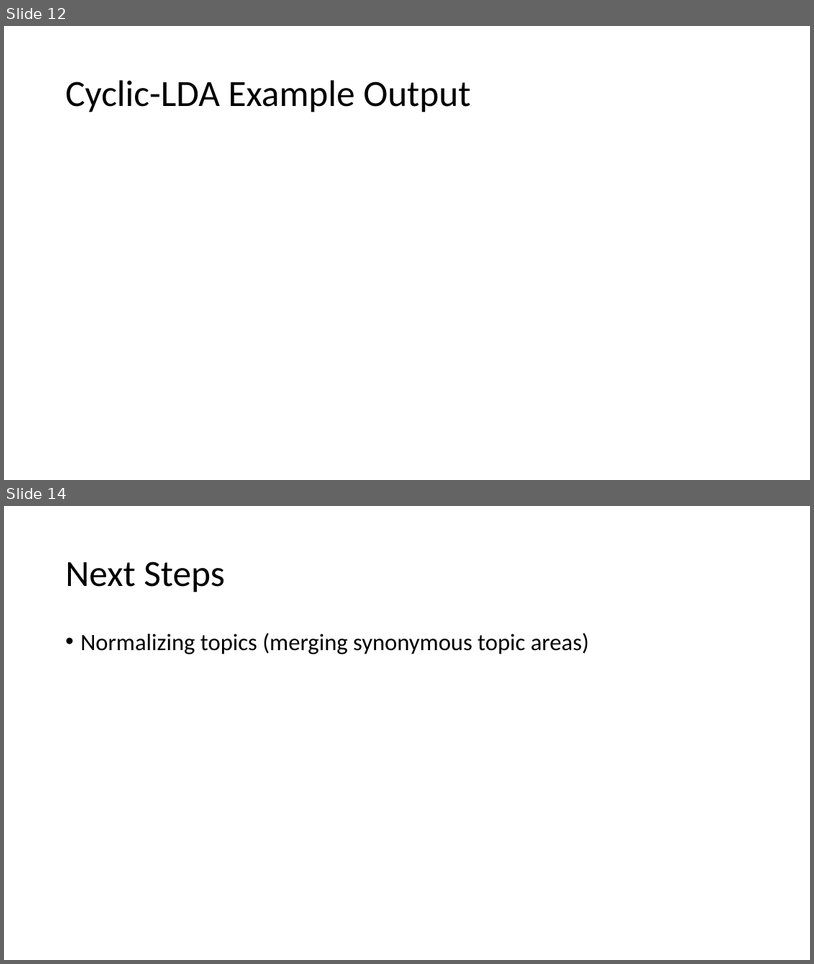
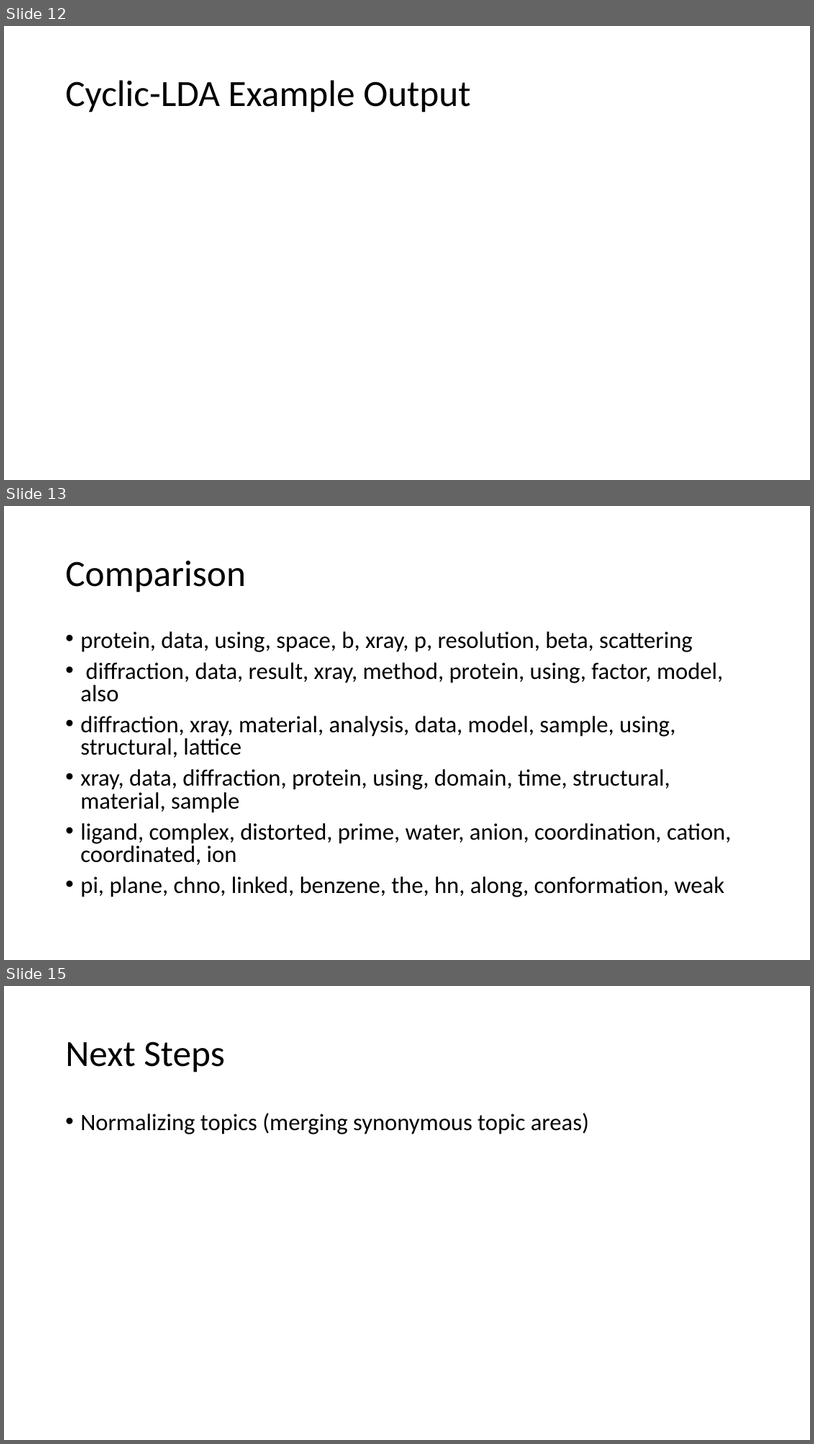
Before and after one commit to petezh/RR-NLP-Tools, a slide deck: topicmodeling/presentation/topicmodel_presentation.pptx. Shown one above the other, each under a label of ours: slides 12 and 14 before the commit, slides 12, 13 and 15 after it; the slides between them are not shown. The pictures are 814x964 and 814x1444 pixels, drawn with LibreOffice and Linux fonts; fonts in the diff are those of the drawing. Boxes give left, top, right and bottom in pixels: in the first picture for what was removed or moved away, otherwise in the second. Text is boxed around its words. In the diff, an @@ line names an element or a change of style, - is before the commit and + after.

```diff
--- a/topicmodeling/presentation/topicmodel_presentation.pptx
+++ b/topicmodeling/presentation/topicmodel_presentation.pptx
@@ slide 13 added at (4, 506, 810, 960), background #FFFFFF @@
@@ title added at (65, 560, 246, 592), 44 pt, text #000000 @@
+Comparison
@@ text added at (80, 631, 731, 897), 28 pt, text #000000 @@
+• protein, data, using, space, b, xray, p, resolution, beta, scattering
+• diffraction, data, result, xray, method, protein, using, factor, model, also
+• diffraction, xray, material, analysis, data, model, sample, using, structural, lattice
+• xray, data, diffraction, protein, using, domain, time, structural, material, sample
+• ligand, complex, distorted, prime, water, anion, coordination, cation, coordinated, ion
+• pi, plane, chno, linked, benzene, the, hn, along, conformation, weak
@@ what was slide 14 is now slide 15 @@
```
Also in this commit, not shown: 1 other slide added, 1 slide removed, 8 other files.
